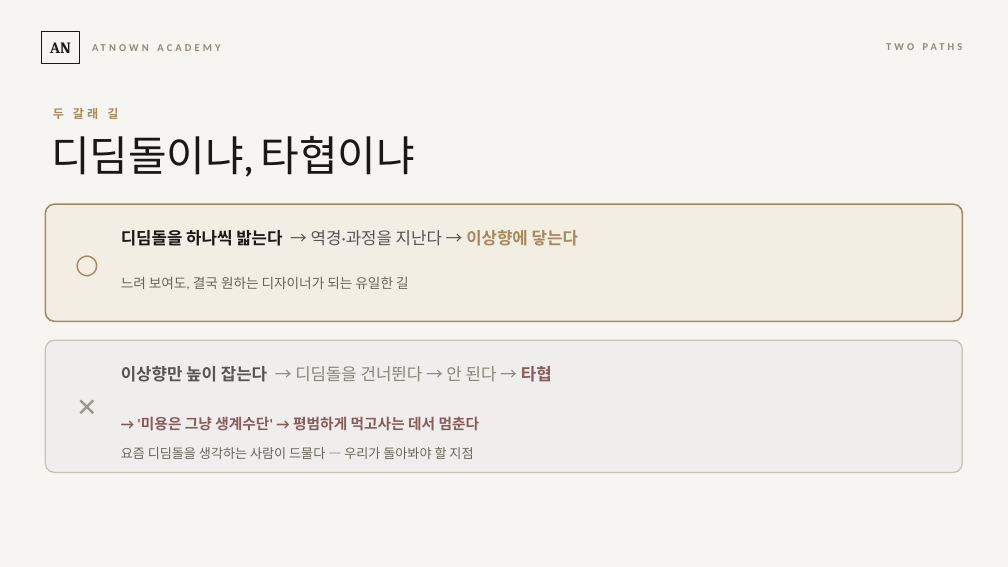
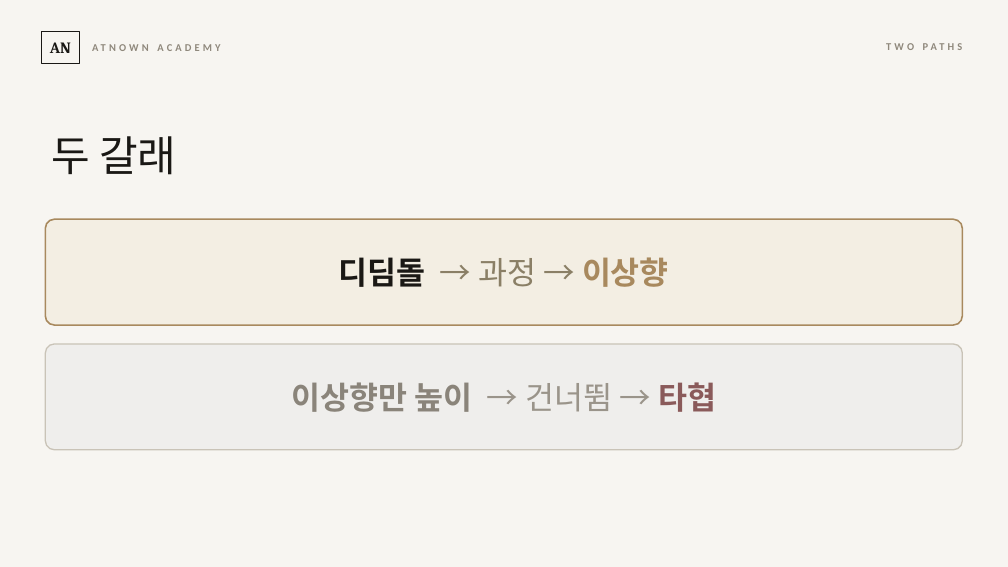
Before and after one commit to cksghrj22-bot/-, a slide deck: slide 5 of content/교육/2026-07-23_교육시스템_정본/시즈_오리엔테이션.pptx. Drawn at 1008x567 pixels with LibreOffice and Linux fonts; fonts in the diff are those of the drawing. Boxes give left, top, right and bottom in pixels: in the first picture for what was removed or moved away, otherwise in the second. Text is boxed around its words. In the diff, an @@ line names an element or a change of style, - is before the commit and + after.

```diff
--- a/content/교육/2026-07-23_교육시스템_정본/시즈_오리엔테이션.pptx
+++ b/content/교육/2026-07-23_교육시스템_정본/시즈_오리엔테이션.pptx
@@ text at <box>51,136,176,175</box>: text changed; size 11.5 to 40 pt; font Calibri to Cambria; text colour #A8895E to #1A1815; bold off @@
-두 갈래 길
+두 갈래
@@ text removed at <box>51,136,415,177</box> @@
-디딤돌이냐, 타협이냐
@@ text removed at <box>64,204,110,321</box> @@
-○
@@ rounded rectangle: place and size @@
-rounded rectangle at <box>45,204,963,321</box>
+rounded rectangle at <box>45,219,963,325</box>
@@ rounded rectangle at <box>45,219,963,325</box>: proportions changed @@
@@ text at <box>339,257,669,287</box>: text changed; size 16 to 30 pt; font Calibri to Cambria; text colour #555555 to #8A7F66 @@
-디딤돌을 하나씩 밟는다 → 역경·과정을 지난다 → 이상향에 닿는다
+디딤돌 → 과정 → 이상향
@@ text removed at <box>121,276,409,290</box> @@
-느려 보여도, 결국 원하는 디자이너가 되는 유일한 길
@@ rounded rectangle at <box>45,344,963,450</box>: proportions changed @@
@@ rounded rectangle: place and size @@
-rounded rectangle at <box>45,340,963,473</box>
+rounded rectangle at <box>45,344,963,450</box>
@@ text removed at <box>64,340,110,473</box> @@
-✕
@@ text at <box>292,382,716,412</box>: text changed; size 16 to 30 pt; font Calibri to Cambria; bold on @@
-이상향만 높이 잡는다 → 디딤돌을 건너뛴다 → 안 된다 → 타협
+이상향만 높이 → 건너뜀 → 타협
@@ text removed at <box>137,416,480,431</box> @@
-→ '미용은 그냥 생계수단' → 평범하게 먹고사는 데서 멈춘다
@@ text removed at <box>121,447,473,459</box> @@
-요즘 디딤돌을 생각하는 사람이 드물다 — 우리가 돌아봐야 할 지점
```
Also in this commit, not shown: 5 other slides changed, 1 other file.
